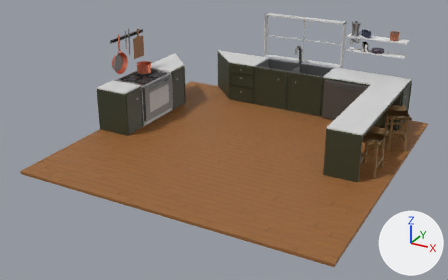
A saved change to the glTF model public/objects/level.gltf.
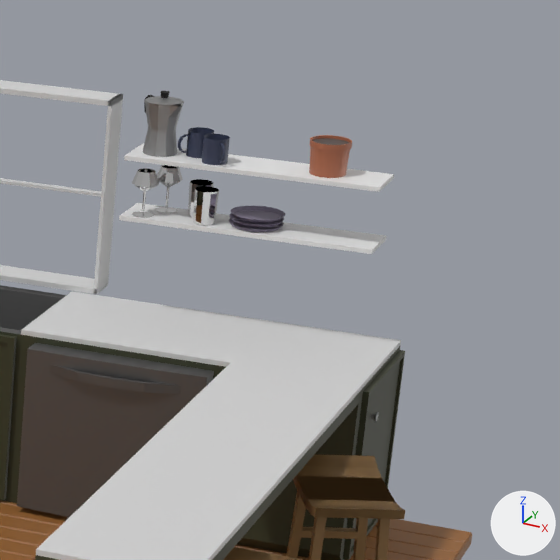
Old and new are each drawn whole from a camera (50 mm lens) standing at (13.78, -26.98, 13.66) and looking at (-0.49, -1.03, 0.69) and again close up on the part from 71% to 100% of the width and 0% to 46% of the height. Every picture has the same lights, and +X, +Y and +Z are marked at lower right. Where no turn or scale is listed for an object, it has been applied to the vertices. Vertices at the same position are counted once.

The first close-up shows 'coffeePot', 'counters', 'dishWasher', 'floor', 'flowerPot', 'glass0', 'glass1', 'mug0', 'mug1', 'plate0', 'plate1', 'plate2', 'shelves', 'sink', 'stool.002', 'window', 'wineGlass0', 'wineGlass1'.
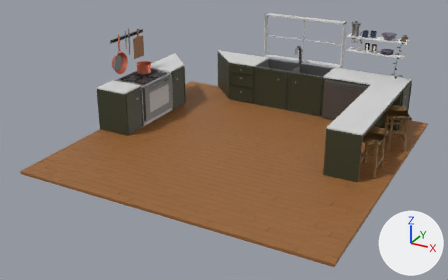
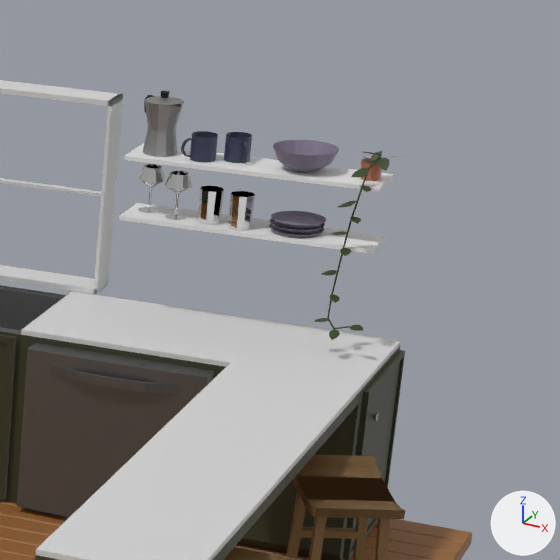
Where the newer file only moved an object's origin or applied its transform, the numbers keep the older frame.

Pixel boxes [x1, y1, x2, y2] of what changed, in the close-ups (560 x 560 px):
'flowerPot', mesh rescaled (48% narrower, 45% shorter): before [309, 135, 352, 178]; after [360, 158, 382, 181]
'glass1', moved: before [193, 186, 219, 226]; after [229, 191, 255, 230]
'bowl', added: after [273, 140, 339, 173]
'mug1', moved: before [202, 134, 230, 165]; after [224, 132, 252, 163]
'plate2', moved: before [230, 206, 285, 223]; after [271, 211, 326, 228]
'glass0', moved: before [188, 179, 214, 217]; after [198, 186, 224, 225]
'mug0', moved: before [178, 127, 214, 158]; after [181, 131, 218, 162]
'wineGlass0', moved: before [155, 165, 183, 213]; after [165, 171, 192, 220]
'leaves', added (green): after [313, 151, 396, 340]
'wineGlass1', moved: before [132, 168, 159, 217]; after [138, 164, 165, 213]
'plate0', moved: before [229, 218, 284, 232]; after [269, 224, 324, 238]
'plate1', moved: before [229, 213, 284, 227]; after [269, 218, 325, 233]
'vine', added: after [327, 155, 382, 329]

The change, as a list of edits to the scene's bpy script:
```text
Add mat_plant:
    mat_plant = principled_material('plant')
    mat_plant.base_color = (0.0331, 0.0561, 0.0123)  # dark green #33431d
Change me_cylinder_004:
    where me_cylinder_004.from_pydata(...)  # 192 vertices, 380 faces; spans x -0.264..0.264, y -0.264..0.264, z -0.048..0.392
    used by ob_flowerpot; location = (5.65, 7.59, 4.83)
    me_cylinder_004 part 1: the whole mesh is scaled about its middle by 0.532, then moved by (0.554, 0.0, -0.103)
Add me_circle_009:
    me_circle_009.from_pydata(...)  # 80 vertices, 138 faces; spans x -0.421..0.421, y -0.421..0.421, z -0.149..0.15
    me_circle_009.materials.append(mat_plate)  # grey #7e758b
Add me_plane_019:
    me_plane_019.from_pydata(...)  # 128 vertices, 96 faces; spans x -9.0..10.0, y -10.7..9.0, z -11.2..12.7
    me_plane_019.materials.append(mat_plant)  # dark green #33431d
Add me_circle_008:
    me_circle_008.from_pydata(...)  # 780 vertices, 1556 faces; spans x -0.18..0.17, y -0.34..0.42, z -1.27..0.93
    me_circle_008.materials.append(mat_plant)  # dark green #33431d
Change ob_mug0:
    ob_mug0.location: (3.9, 7.71, 4.95) -> (4.01, 7.52, 4.95)
Change ob_mug1:
    ob_mug1.location: (4.19, 7.46, 4.95) -> (4.42, 7.7, 4.95)
Change ob_plate0:
    ob_plate0.location: (4.79, 7.59, 3.99) -> (5.33, 7.59, 3.99)
Change ob_plate1:
    ob_plate1.location: (4.79, 7.59, 4.05) -> (5.33, 7.59, 4.05)
Change ob_plate2:
    ob_plate2.location: (4.8, 7.6, 4.12) -> (5.34, 7.6, 4.12)
Change ob_wineglass0:
    ob_wineglass0.location: (3.5, 7.8, 4.24) -> (3.72, 7.52, 4.24)
Change ob_wineglass1:
    ob_wineglass1.location: (3.3, 7.42, 4.24) -> (3.3, 7.68, 4.24)
Change ob_glass0:
    ob_glass0.location: (3.97, 7.73, 4.19) -> (4.19, 7.48, 4.19)
Change ob_glass1:
    ob_glass1.location: (4.14, 7.41, 4.19) -> (4.62, 7.41, 4.19)
Add ob_bowl:
    ob_bowl = bpy.data.objects.new('bowl', me_circle_009)
    ob_bowl.location = (5.34, 7.6, 4.94)
Add ob_leaves:
    ob_leaves = bpy.data.objects.new('leaves', me_plane_019)
    ob_leaves.location = (6.18, 7.07, 4.15)
    ob_leaves.rotation_euler = (0.332, 0.264, -1.141)  # degrees (19, 15, -65)
    ob_leaves.scale = (-0.0796, -0.0796, -0.0796)
Add ob_vine:
    ob_vine = bpy.data.objects.new('vine', me_circle_008)
    ob_vine.location = (6.18, 7.17, 4.22)
```
